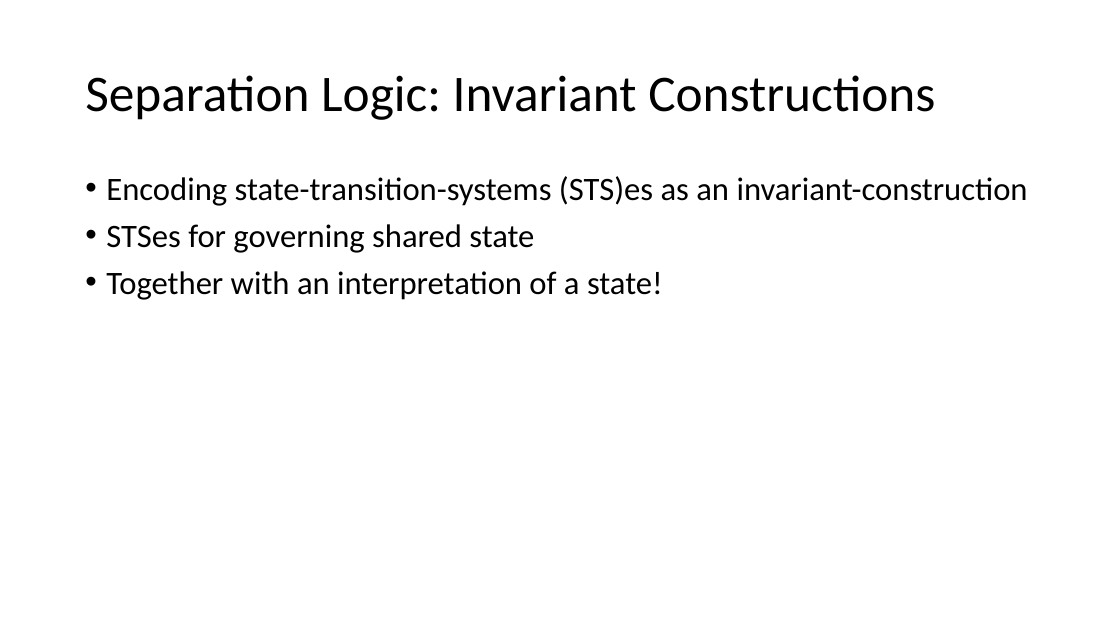
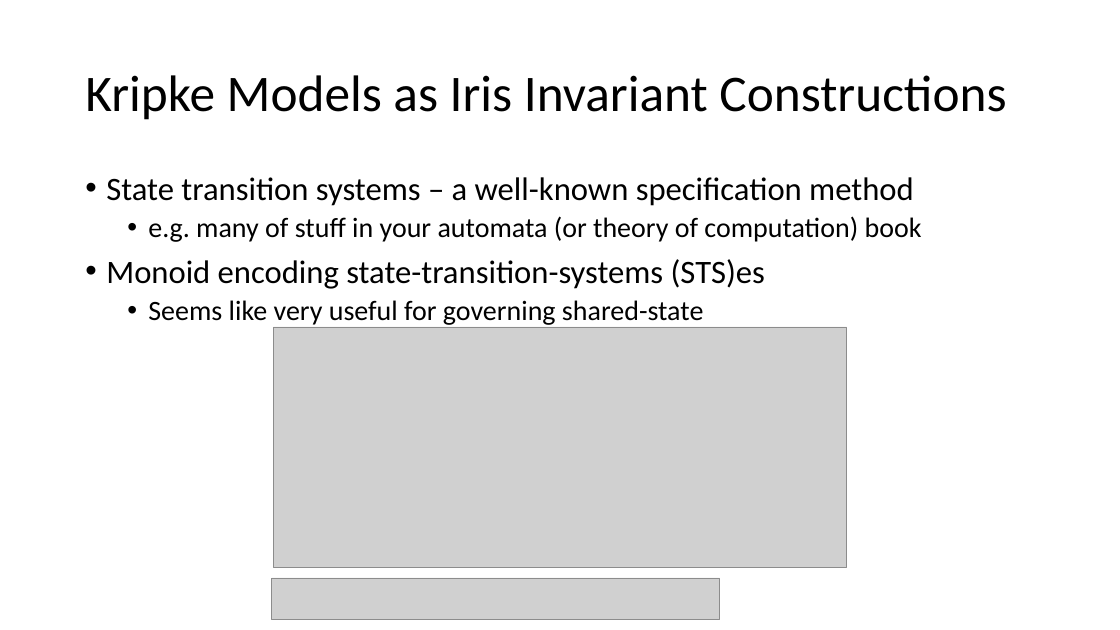
Before and after one commit to Contingent-Systems/modal_abstractions_presentations, a slide deck: slide 12 of thesis_proposal/proposal.pptx (slide 10 before the commit). Drawn at 1120x630 pixels with LibreOffice and Linux fonts; fonts in the diff are those of the drawing; grey boxes stand for pictures. Boxes give left, top, right and bottom in pixels: in the first picture for what was removed or moved away, otherwise in the second. Text is boxed around its words. In the diff, an @@ line names an element or a change of style, - is before the commit and + after.

```diff
--- a/thesis_proposal/proposal.pptx
+++ b/thesis_proposal/proposal.pptx
@@ title at box(85, 75, 1006, 120): text changed @@
-Separation Logic: Invariant Constructions
+Kripke Models as Iris Invariant Constructions
@@ text at box(106, 177, 922, 325): text changed; size 28 to 24 pt @@
-• Encoding state-transition-systems (STS)es as an invariant-construction
-• STSes for governing shared state
-• Together with an interpretation of a state!
+• State transition systems – a well-known specification method
+  • e.g. many of stuff in your automata (or theory of computation) book
+• Monoid encoding state-transition-systems (STS)es
+  • Seems like very useful for governing shared-state
@@ picture added at box(273, 327, 846, 567) @@
@@ picture added at box(272, 578, 720, 619) @@
```
Also in this commit, not shown: 8 other slides changed.
